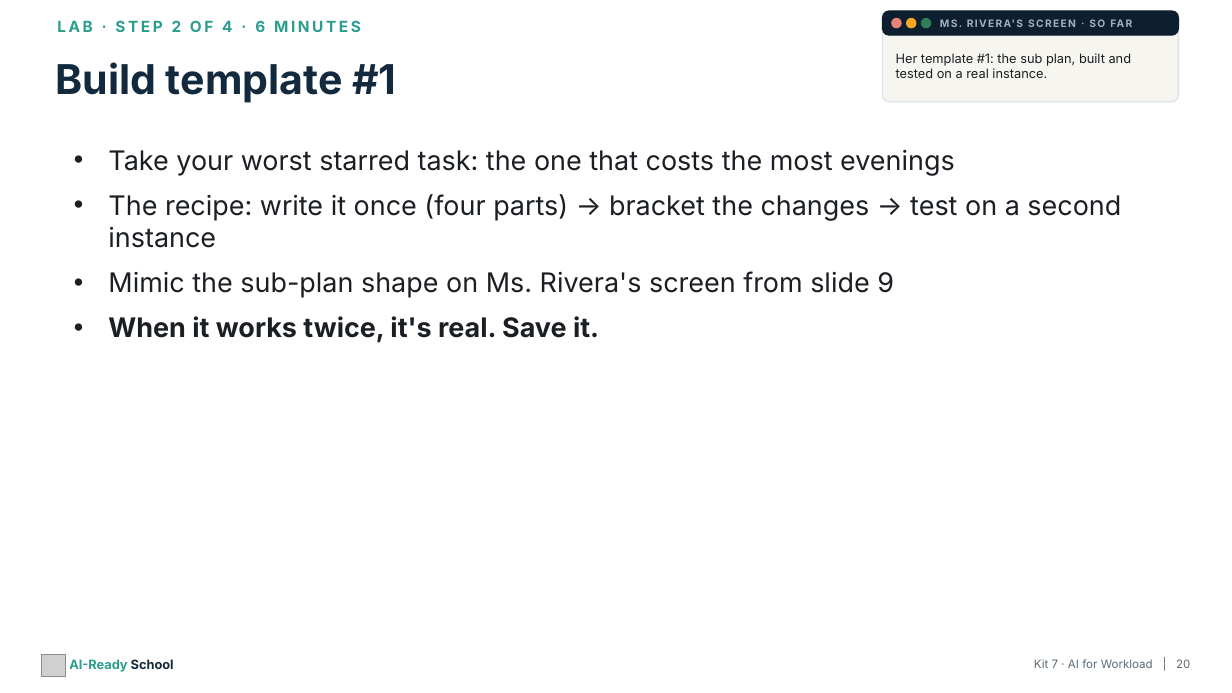
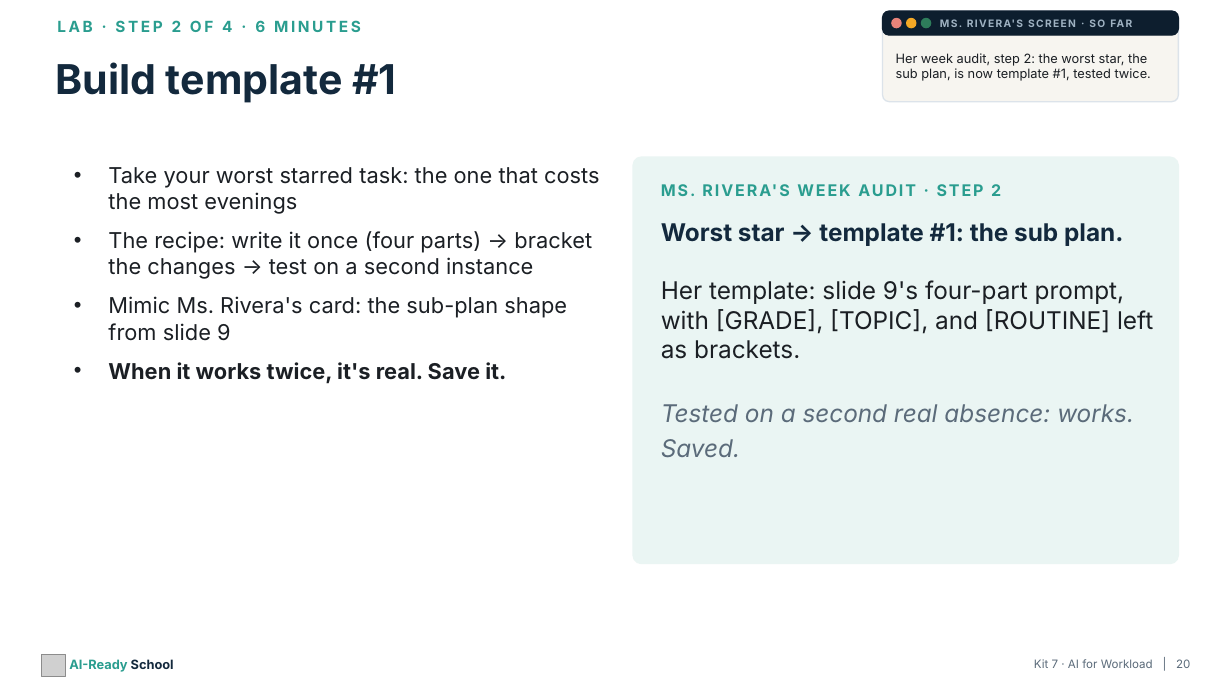
Before and after one commit to aspinozzi1/Ai-School-Ready, a slide deck: slide 20 of kits/kit07/Kit07_PresentationDeck.pptx. Drawn at 1232x693 pixels with LibreOffice and Linux fonts; fonts in the diff are those of the drawing; grey boxes stand for pictures. Boxes give left, top, right and bottom in pixels: in the first picture for what was removed or moved away, otherwise in the second. Text is boxed around its words. In the diff, an @@ line names an element or a change of style, - is before the commit and + after.

```diff
--- a/kits/kit07/Kit07_PresentationDeck.pptx
+++ b/kits/kit07/Kit07_PresentationDeck.pptx
@@ text at bbox=[896, 53, 1151, 81]: text changed @@
-Her template #1: the sub plan, built and tested on a real instance.
+Her week audit, step 2: the worst star, the sub plan, is now template #1, tested twice.
@@ text "Take your worst starred task: ...": place and size @@
-text "Take your worst starred task: ..." at bbox=[108, 150, 1121, 343]
+text "Take your worst starred task: ..." at bbox=[108, 167, 600, 384]
@@ text at bbox=[108, 167, 600, 384]: size 21 to 17 pt in "Take your worst starred task: the one ...", "The recipe: write it once (four parts) ...", "When it works twice, it's real. Save ..." @@
@@ rounded rectangle added at bbox=[633, 157, 1178, 564], fill #EAF5F3, outline #EAF5F3 1 pt @@
@@ text added at bbox=[678, 184, 1001, 196], 12.5 pt, text #2A9D8F, bold @@
+MS. RIVERA'S WEEK AUDIT · STEP 2
@@ text added at bbox=[661, 223, 1153, 457], 19 pt, text #1B1F24 @@
+Worst star → template #1: the sub plan.
+Her template: slide 9's four-part prompt, with [GRADE], [TOPIC], and [ROUTINE] left as brackets.
+Tested on a second real absence: works. Saved.
@@ text at bbox=[108, 296, 567, 341]: text changed; size 21 to 17 pt @@
-• Mimic the sub-plan shape on Ms. Rivera's screen from slide 9
+• Mimic Ms. Rivera's card: the sub-plan shape from slide 9
```
Also in this commit, not shown: 5 other slides changed, 11 other files.
